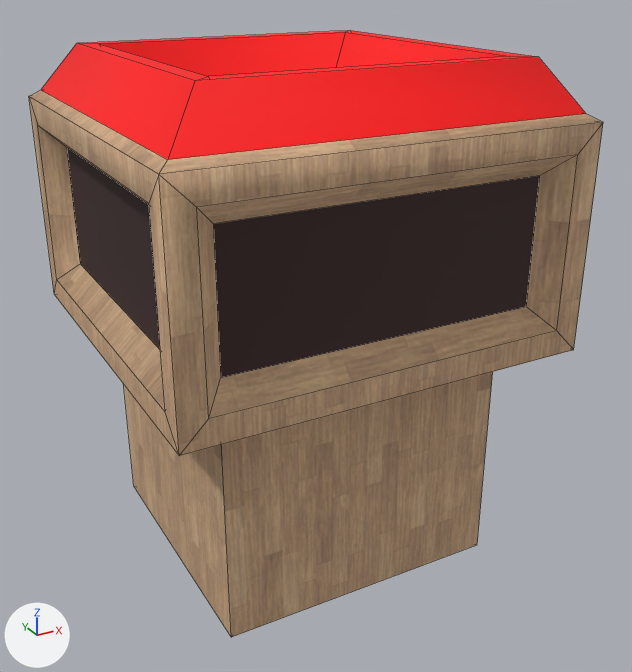
A saved change to the OBJ model assets/models/hq.obj.
Rendered twice from a 50 mm camera at (-2.61, -5.12, 4.07) aimed at (0.13, -0.13, 1.58). Arrows for +X, +Y and +Z are at lower left; the lights stay in place. Mesh edges are drawn as thin lines. Where no turn or scale is listed for an object, it has been applied to the vertices. Vertices at the same position are counted once.

Script lines for the objects in view, before the commit:
```python
me_hq = bpy.data.meshes.new('hq')
me_hq.from_pydata(...)  # 72 vertices, 72 faces; spans x -1.34..1.41, y -1.33..1.36, z 0.01..3.51
# faces by material slot: [53, 12, 4, 3]
me_hq.materials.append(mat_wood)  # picture img_wood_seamless_02_jpg
me_hq.materials.append(mat_team)  # red #ff0000
me_hq.materials.append(mat_rubber)  # brown #382222
me_hq.materials.append(mat_default_mat)  # white #e7e7e7
ob_hq = bpy.data.objects.new('hq', me_hq)
ob_hq.location = (0.0, 0.0, 0.0)
```
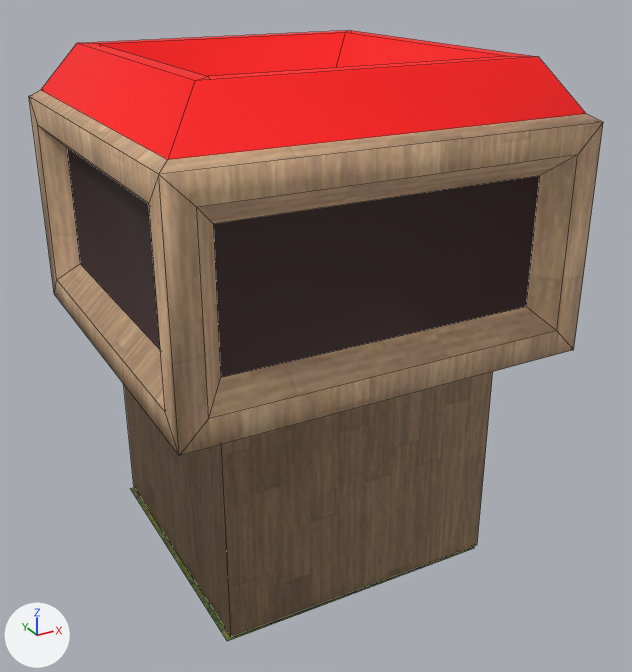
Changed parts and their boxes (x1, y1, x2, y2) in the pictures (632 x 672 px):
'hq', reshaped
    before: (29, 30, 603, 637)
    after: (29, 30, 603, 641)
part 1 of me_hq, added (green)
    after: (131, 488, 474, 641)
part 2 of me_hq, surface changed
    both: (32, 40, 601, 637)

The change, as a diff of the scene's bpy script:
```diff
--- a/assets/models/hq.obj.py
+++ b/assets/models/hq.obj.py
@@ img_grass_seamless_01_bricked_1_jpg @@
+img_grass_seamless_01_bricked_1_jpg = load_image('grass-seamless-01-bricked-1.jpg', 'grass-seamless-01-bricked-1.jpg', 248, 248, 'sRGB')
@@ mat_floor @@
+mat_floor = principled_material('floor')
+mat_floor.texture = img_grass_seamless_01_bricked_1_jpg
+mat_floor.roughness = 0.775
@@ me_hq @@
 # used by ob_hq; location = (0.0, 0.0, 0.0)
 # verts and faces of me_hq; kept vertices keep their numbers, new ones are numbered from 72
-me_hq.from_pydata(...)  # 72 vertices, 72 faces; spans x -1.34..1.41, y -1.33..1.36, z 0.01..3.51
+me_hq.from_pydata(...)  # 76 vertices, 73 faces; spans x -1.34..1.41, y -1.33..1.36, z 0.0..3.51
+# me_hq part 1
+verts[72] = (1.0, -1.0, 0.01)  # pixel (474, 548)
+verts[73] = (-1.0, -1.0, 0.01)  # pixel (227, 641)
+verts[74] = (1.0, 1.0, 0.0)
+verts[75] = (-1.0, 1.0, 0.0)  # pixel (130, 488)
+faces += [(72, 74, 75, 73)]  # mat_floor (picture img_grass_seamless_01_bricked_1_jpg)
+# me_hq part 2: 71 kept faces spanning x -1.34..1.41, y -1.33..1.36, z 0.01..3.51 get new texture (UV) coordinates
 me_hq.materials.append(mat_wood)
@@ me_hq @@
 me_hq.materials.append(mat_rubber)
-me_hq.materials.append(mat_default_mat)  # white #e7e7e7
+me_hq.materials.append(mat_floor)  # picture img_grass_seamless_01_bricked_1_jpg
```
